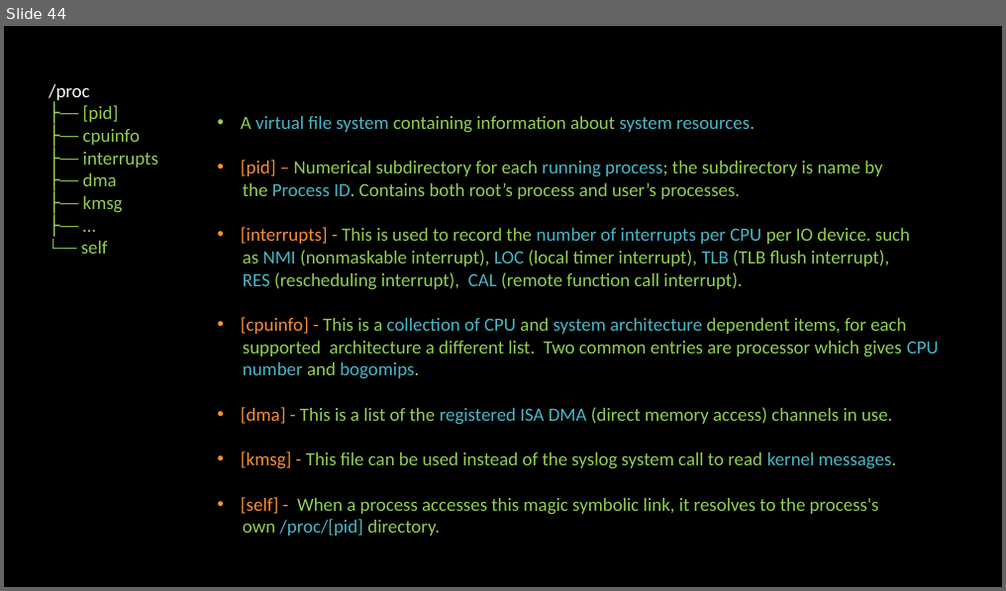
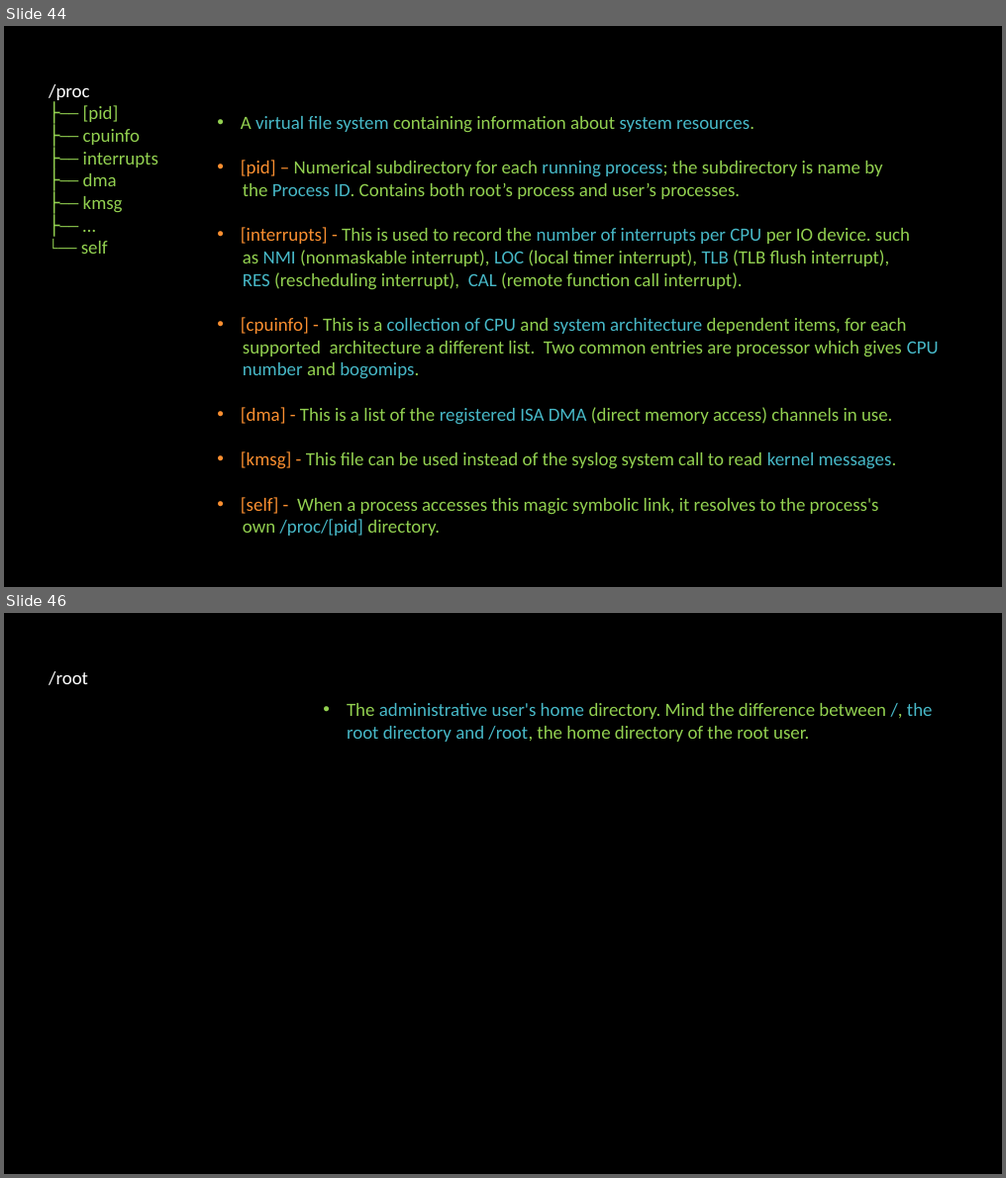
Before and after one commit to linuxfestival/introduction-to-linux-resources, a slide deck: PowerPoint/amirkabir_linux_festival.pptx. Shown one above the other, each under a label of ours: slide 44 before the commit, slides 44 and 46 after it; the slides between them are not shown. The pictures are 1006x591 and 1006x1178 pixels, drawn with LibreOffice and Linux fonts; fonts in the diff are those of the drawing. Boxes give left, top, right and bottom in pixels: in the first picture for what was removed or moved away, otherwise in the second. Text is boxed around its words. In the diff, an @@ line names an element or a change of style, - is before the commit and + after.

Commit message:
Directories home, root, run and sbin added

```diff
--- a/PowerPoint/amirkabir_linux_festival.pptx
+++ b/PowerPoint/amirkabir_linux_festival.pptx
@@ slide 46 added at <box>4,613,1002,1174</box>, background #000000 @@
@@ text added at <box>49,671,88,685</box>, 18 pt, text #FFFFFF @@
+/root
@@ text added at <box>347,703,933,742</box>, 18 pt, text #92D050 @@
+• The administrative user's home directory. Mind the difference between /, the root directory and /root, the home directory of the root user.
```
Also in this commit, not shown: 3 other slides added.
